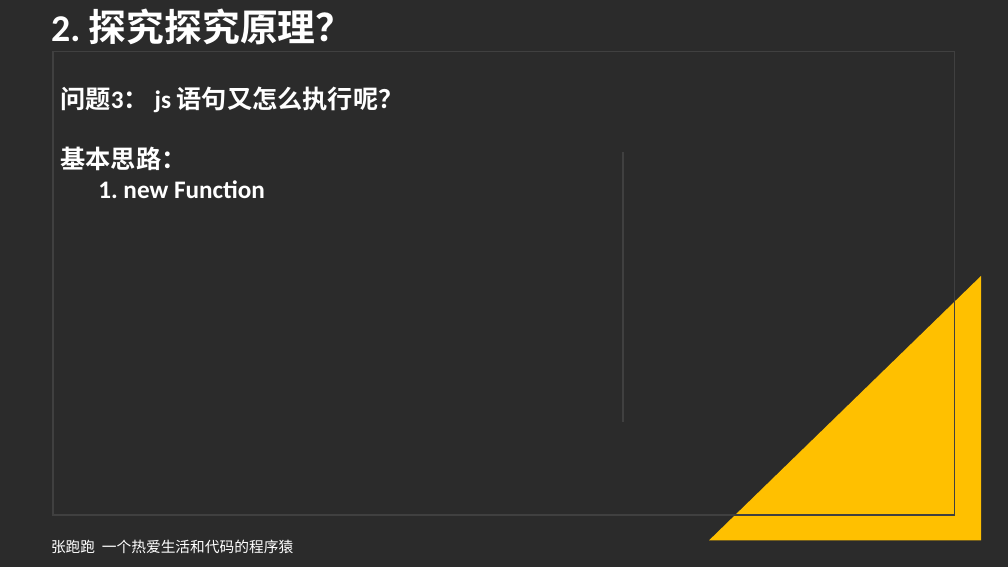
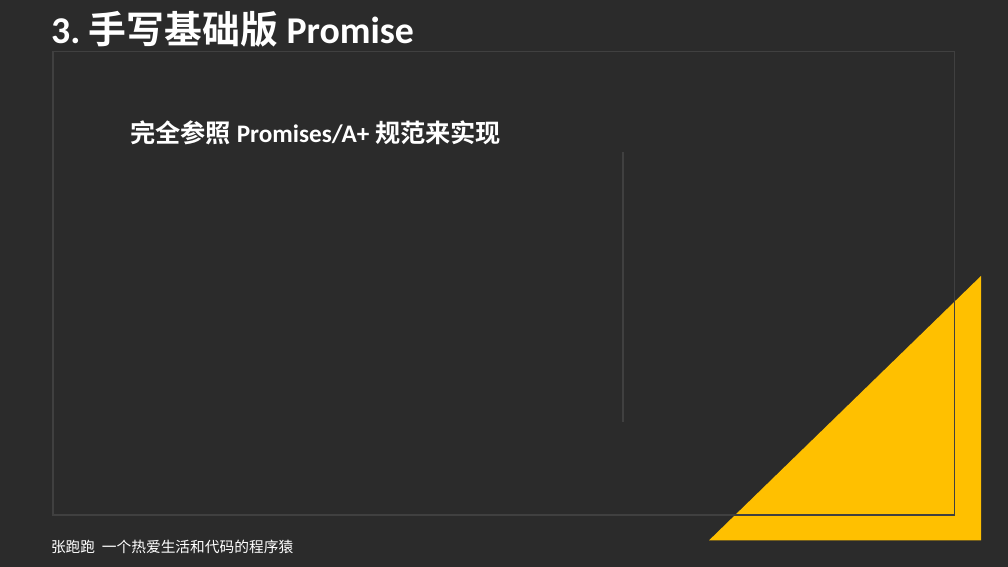
Before and after one commit to zhangpaopao0609/magic-wheel, a slide deck: slide 5 of 01-promise-2021/聊聊 Promise-手写完整的 Promise.pptx (slide 6 before the commit). Drawn at 1008x567 pixels with LibreOffice and Linux fonts; fonts in the diff are those of the drawing; background and template pictures are left out; a plain dark background stands for a picture behind light text. Boxes give left, top, right and bottom in pixels: in the first picture for what was removed or moved away, otherwise in the second. Text is boxed around its words. In the diff, an @@ line names an element or a change of style, - is before the commit and + after.

Commit message:
feat: promise ppt

```diff
--- a/01-promise-2021/聊聊 Promise-手写完整的 Promise.pptx
+++ b/01-promise-2021/聊聊 Promise-手写完整的 Promise.pptx
@@ title removed at (51, 8, 354, 45) @@
-2. 探究探究原理？
@@ text added at (51, 11, 414, 47), 36 pt, text #FFFFFF, bold @@
+3. 手写基础版 Promise
@@ text removed at (61, 86, 404, 198) @@
-问题3： js 语句又怎么执行呢？
-基本思路：
-1. new Function
@@ text added at (130, 120, 501, 145), 24 pt, text #FFFFFF, bold @@
+完全参照 Promises/A+ 规范来实现
```
Also in this commit, not shown: 4 other slides changed, 3 slides added, 1 slide removed.
